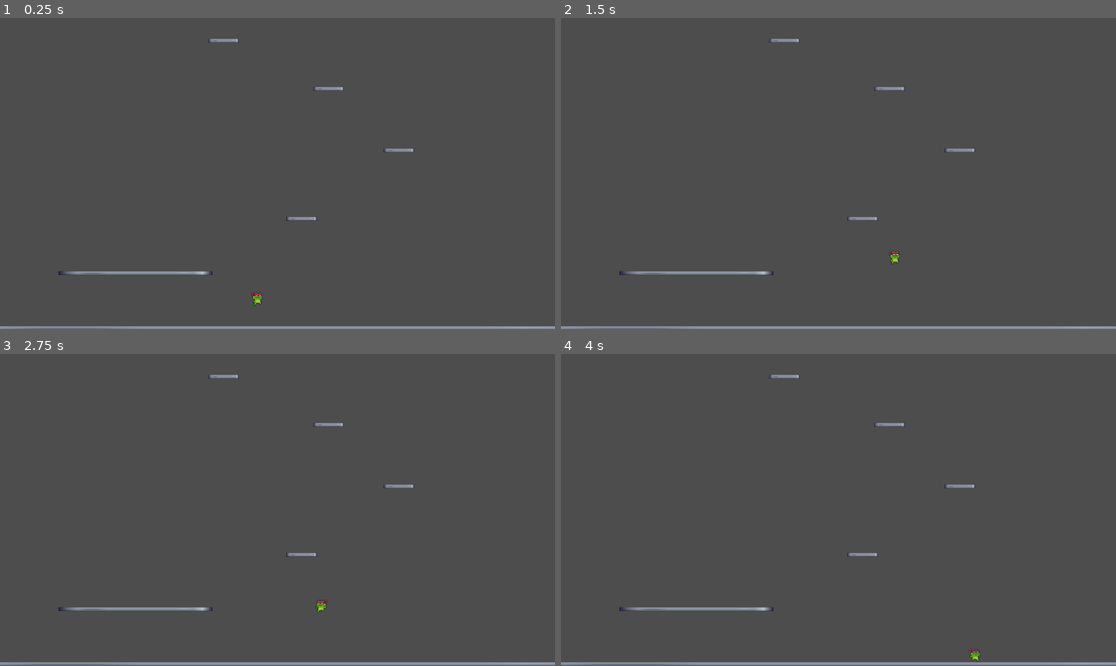
Above: before the commit, frames 1-4 (two rows, left to right).
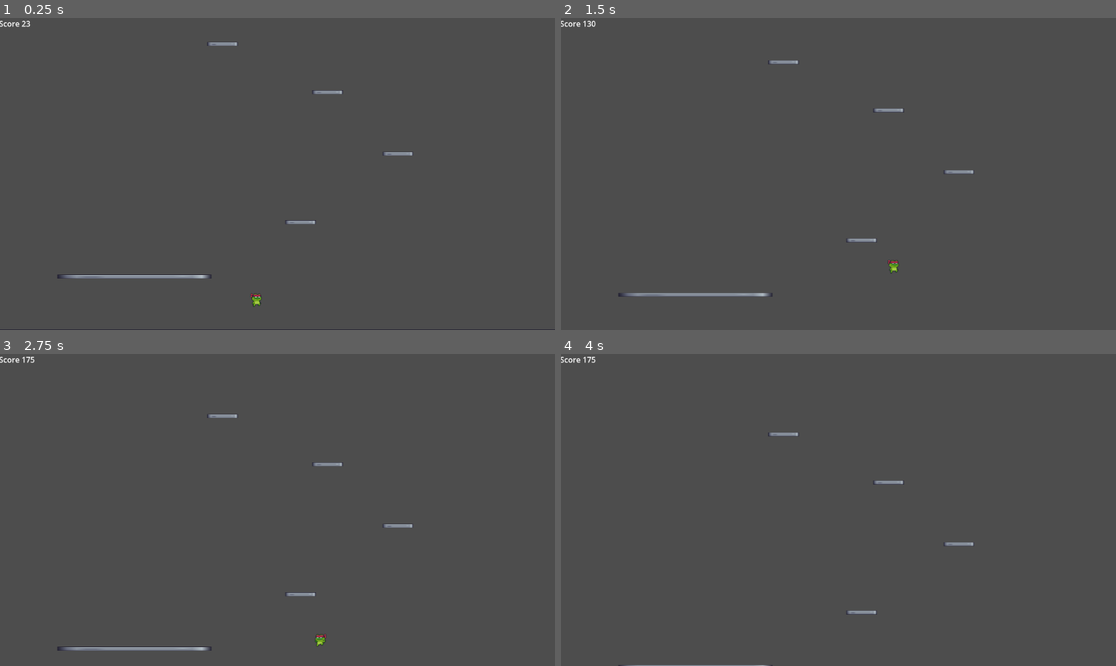
Above: after the commit, the same moments.

Repository: franklinjr12/plataformme
Game: Godot game, scene res://scenes/world.tscn
Same seed, same stepped clock (60 frames per second), same inputs: the game is played once before the commit and once after it.
Inputs:
- Up to frame 1 (0.25 s): no input
- Up to frame 2 (1.5 s): hold D (move_right) from 0.53 s (still down)
- Up to frame 3 (2.75 s): release D (move_right) at 2.03 s; hold A (move_left) from 2.03 s (still down)
- Up to frame 4 (4 s): release A (move_left) at 2.78 s; hold D (move_right) from 2.78 s (still down)

The runs differ from the first frame. In frame 1, 2.5% of the frame differs, in the area x 0-100%, y 0-100%; in frame 2, 2.3%; in frame 3, 2.3%; in frame 4, 2.0%.

Commit message:
score and camera

Diff:
--- a/scenes/world.tscn
+++ b/scenes/world.tscn
@@ -1,11 +1,13 @@
-[gd_scene load_steps=22 format=3 uid="uid://prldw28bmhog"]
+[gd_scene load_steps=24 format=3 uid="uid://prldw28bmhog"]
 
+[ext_resource type="Script" uid="uid://cp7fsg2uo0o7e" path="res://scripts/world.gd" id="1_4mrxx"]
 [ext_resource type="Script" uid="uid://bw8pveoqfojt3" path="res://scripts/player.gd" id="1_71j4m"]
 [ext_resource type="Texture2D" uid="uid://b0x56r5hnk8is" path="res://sprites/main_character/Idle (32x32).png" id="1_k0juu"]
 [ext_resource type="Texture2D" uid="uid://bsfx7i4wvkudo" path="res://sprites/main_character/Fall (32x32).png" id="2_71j4m"]
 [ext_resource type="Texture2D" uid="uid://n3vslf1rsy6o" path="res://sprites/main_character/Jump (32x32).png" id="3_qfnet"]
 [ext_resource type="Texture2D" uid="uid://er50a4xgcay7" path="res://sprites/main_character/Run (32x32).png" id="4_i7141"]
 [ext_resource type="PackedScene" uid="uid://b5e5ikygwi3f0" path="res://scenes/platform.tscn" id="6_qfnet"]
+[ext_resource type="Script" uid="uid://bsxciyr46e4h5" path="res://scripts/camera.gd" id="7_i7141"]
 
 [sub_resource type="AtlasTexture" id="AtlasTexture_4mrxx"]
 atlas = ExtResource("1_k0juu")
@@ -130,6 +132,7 @@
 [sub_resource type="CapsuleShape2D" id="CapsuleShape2D_oo54l"]
 
 [node name="World" type="Node2D"]
+script = ExtResource("1_4mrxx")
 
 [node name="Player" type="CharacterBody2D" parent="."]
 position = Vector2(534, 600)
@@ -170,4 +173,15 @@
 position = Vector2(464, 47)
 scale = Vector2(0.04, 1)
 
+[node name="Camera2D" type="Camera2D" parent="."]
+position = Vector2(578, 324)
+script = ExtResource("7_i7141")
+
+[node name="ScoreLabel" type="Label" parent="Camera2D"]
+offset_left = -578.0
+offset_top = -324.0
+offset_right = -522.0
+offset_bottom = -301.0
+text = "Score 0"
+
 [connection signal="timeout" from="Player/IsJumpingOnTimer" to="Player" method="_on_is_jumping_on_timer_timeout"]
--- /dev/null
+++ b/scripts/camera.gd
@@ -0,0 +1,6 @@
+extends Camera2D
+
+@export var CAMERA_SCROLL_SPEED = 0.5
+
+func _process(delta: float) -> void:
+	position.y -= CAMERA_SCROLL_SPEED
--- a/scripts/player.gd
+++ b/scripts/player.gd
@@ -1,8 +1,8 @@
 extends CharacterBody2D
 
 @export var DEFAULT_VELOCITY = 10000.0
-@export var FALL_MULTIPLIER = 5
-@export var JUMP_VELOCITY = 9000
+@export var FALL_MULTIPLIER = 7
+@export var JUMP_VELOCITY = 12000
 
 var is_jumping = true
 
--- /dev/null
+++ b/scripts/world.gd
@@ -0,0 +1,20 @@
+extends Node2D
+
+var score = 0
+var current_player_y = 0
+var initial_player_y = 0
+var player = null
+var scoreLabel = null
+
+func _ready() -> void:
+	player = get_node("Player")
+	initial_player_y = player.position.y
+	current_player_y = initial_player_y
+	scoreLabel = get_node("Camera2D/ScoreLabel")
+
+func _process(delta: float) -> void:
+	var new_y = player.position.y
+	if new_y < current_player_y:
+		current_player_y = new_y
+		score = -roundi(current_player_y - initial_player_y)
+		scoreLabel.text = "Score " + str(score)
Not shown, added: scripts/camera.gd.uid
Not shown, added: scripts/world.gd.uid
